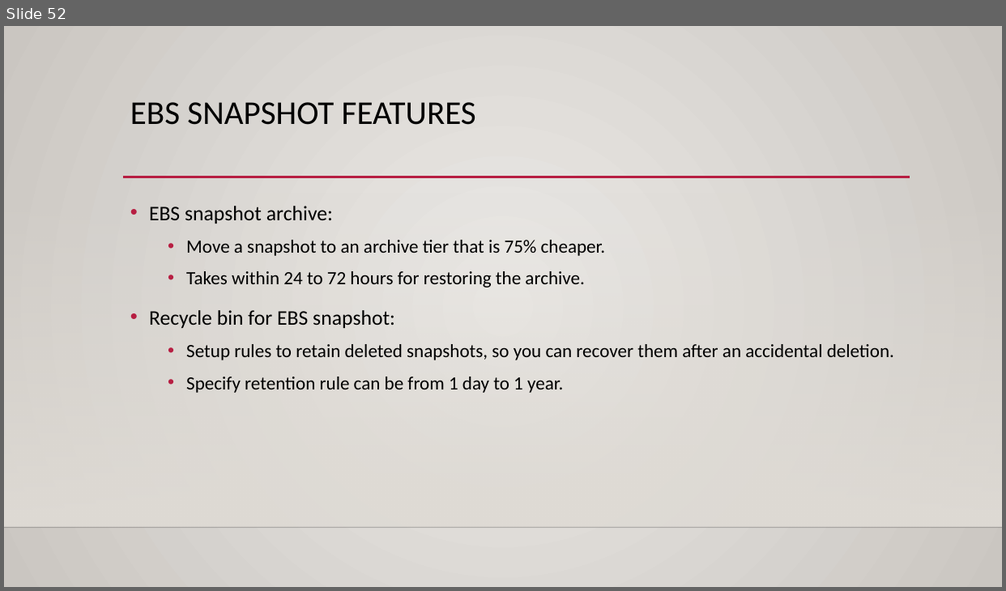
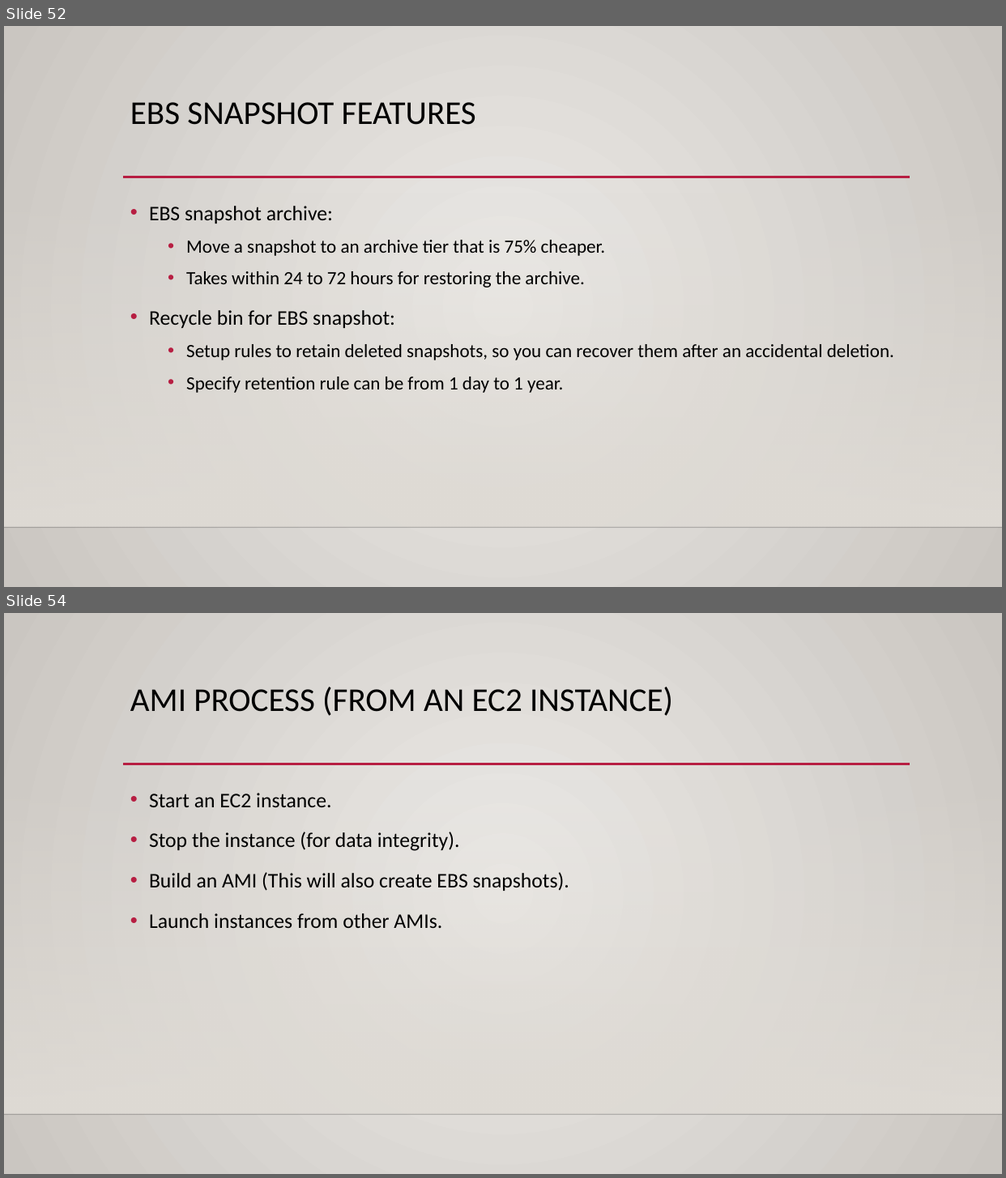
Before and after one commit to kushalnaidu007/AWS-Solution-Architect, a slide deck: AWS-SAA.pptx. Shown one above the other, each under a label of ours: slide 52 before the commit, slides 52 and 54 after it; the slides between them are not shown. The pictures are 1006x591 and 1006x1178 pixels, drawn with LibreOffice and Linux fonts; fonts in the diff are those of the drawing; background and template pictures are left out. Boxes give left, top, right and bottom in pixels: in the first picture for what was removed or moved away, otherwise in the second. Text is boxed around its words. In the diff, an @@ line names an element or a change of style, - is before the commit and + after.

```diff
--- a/AWS-SAA.pptx
+++ b/AWS-SAA.pptx
@@ slide 54 added at <box>4,613,1002,1174</box>, background gradient #ECEAE7 to #CAC7C1; not listed: 3 template elements that a slide beside it also shows @@
@@ title added at <box>130,687,673,716</box>, 32 pt, text #000000 @@
+AMI PROCESS (FROM AN EC2 INSTANCE)
@@ text added at <box>149,793,569,928</box>, 20 pt, text #000000 @@
+• Start an EC2 instance.
+• Stop the instance (for data integrity).
+• Build an AMI (This will also create EBS snapshots).
+• Launch instances from other AMIs.
```
Also in this commit, not shown: 26 other slides added.
